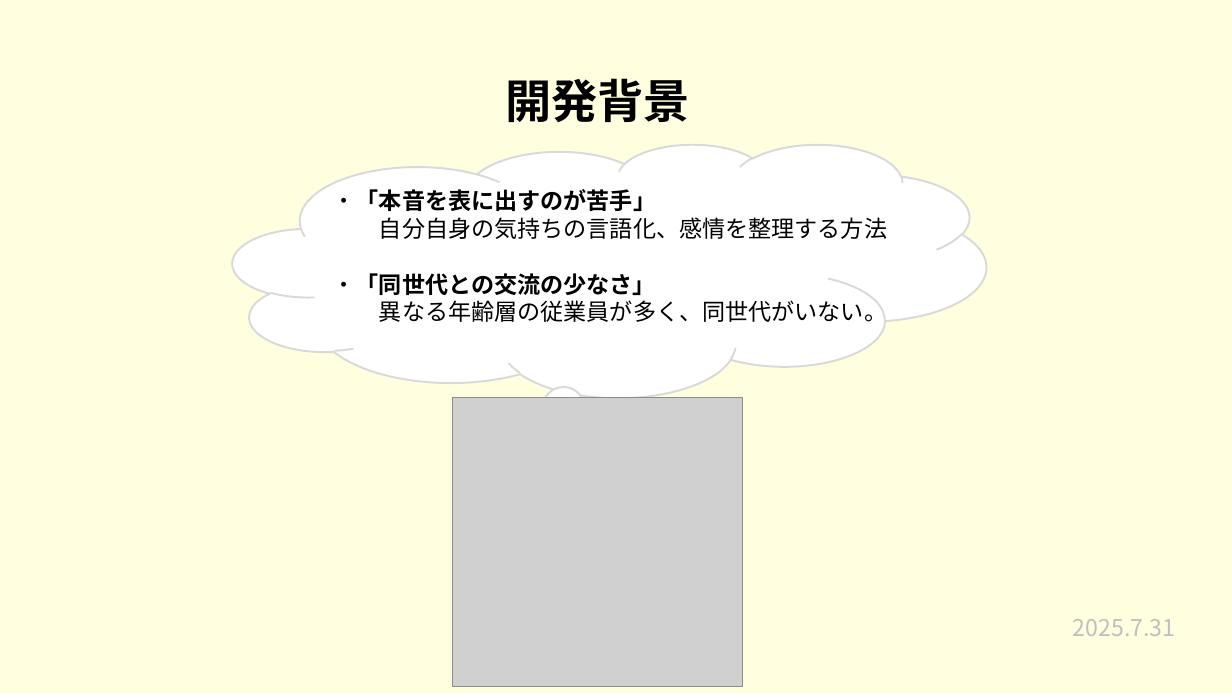
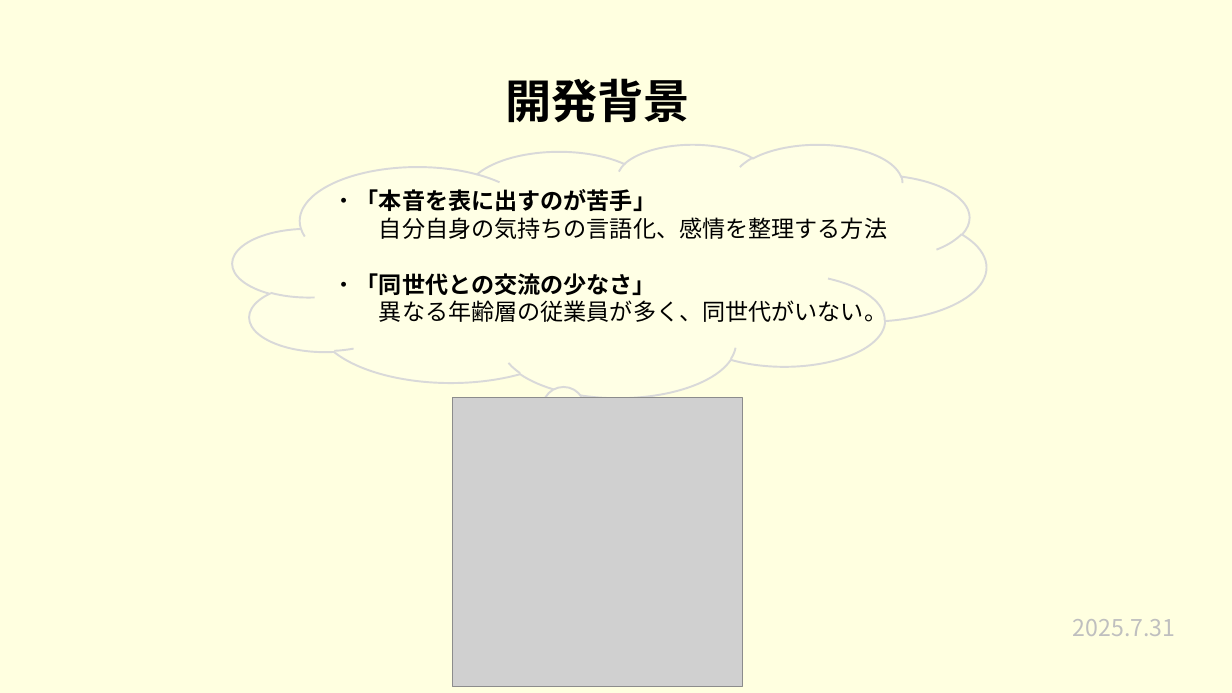
Before and after one commit to plusdojo2025/a2-7, a slide deck: slide 4 of 発表準備/7月成果発表会.pptx. Drawn at 1232x693 pixels with LibreOffice and Linux fonts; fonts in the diff are those of the drawing; grey boxes stand for pictures. Boxes give left, top, right and bottom in pixels: in the first picture for what was removed or moved away, otherwise in the second. Text is boxed around its words. In the diff, an @@ line names an element or a change of style, - is before the commit and + after.

```diff
--- a/発表準備/7月成果発表会.pptx
+++ b/発表準備/7月成果発表会.pptx
@@ thought cloud at (233,144,986,397): fill #FFFFFF to #FFFFE5 @@
```
